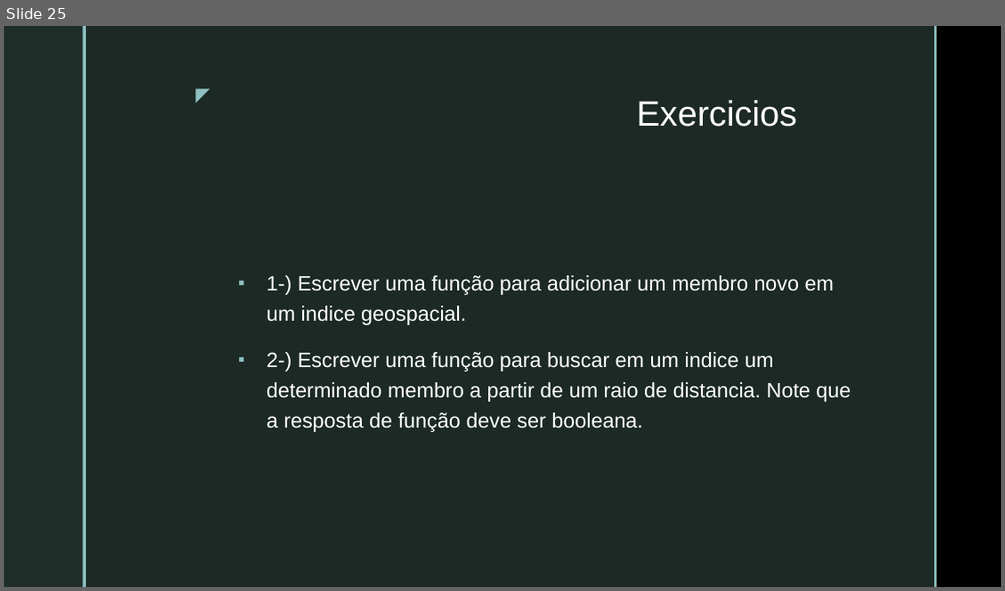
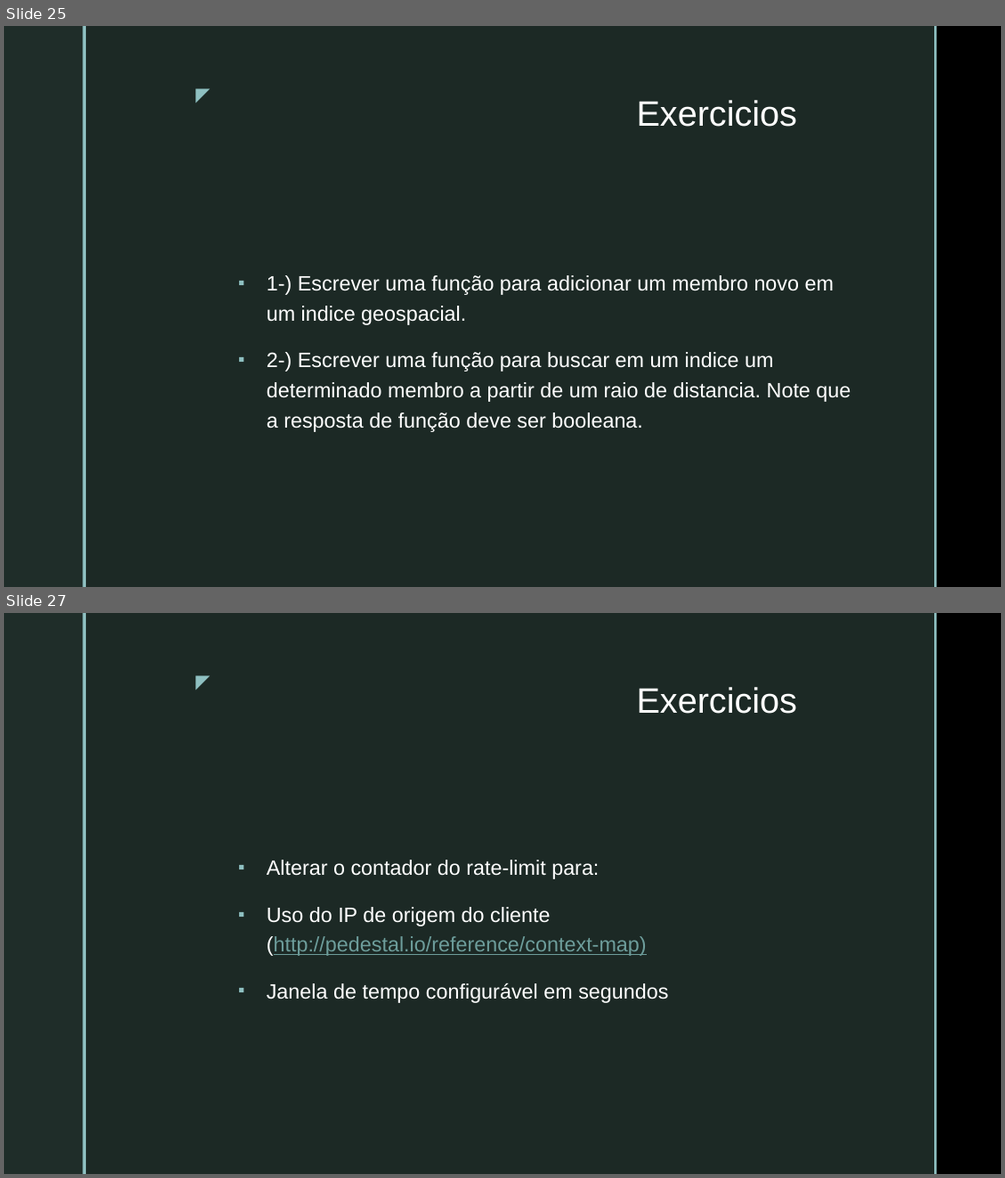
Before and after one commit to VictorInacio/curso-clojure-mybank, a slide deck: doc/NUBOOT-MOD4-DEVOPS-SERVICES.pptx. Shown one above the other, each under a label of ours: slide 25 before the commit, slides 25 and 27 after it; the slides between them are not shown. The pictures are 1005x591 and 1005x1178 pixels, drawn with LibreOffice and Linux fonts; fonts in the diff are those of the drawing; background and template pictures are left out. Boxes give left, top, right and bottom in pixels: in the first picture for what was removed or moved away, otherwise in the second. Text is boxed around its words. In the diff, an @@ line names an element or a change of style, - is before the commit and + after.

Commit message:
Aula 7 - Deps and minio client

```diff
--- a/doc/NUBOOT-MOD4-DEVOPS-SERVICES.pptx
+++ b/doc/NUBOOT-MOD4-DEVOPS-SERVICES.pptx
@@ slide 27 added at (4, 613, 1001, 1174), background picture (left out); not listed: 5 template elements that a slide beside it also shows @@
@@ title added at (637, 687, 797, 714), 34 pt, text #FFFFFF @@
+Exercicios
@@ text added at (267, 860, 668, 1003), 20 pt, text #FFFFFF @@
+▪ Alterar o contador do rate-limit para:
+▪ Uso do IP de origem do cliente (http://pedestal.io/reference/context-map)
+▪ Janela de tempo configurável em segundos
```
Also in this commit, not shown: 1 slide changed, 5 other slides added, 2 other files.
